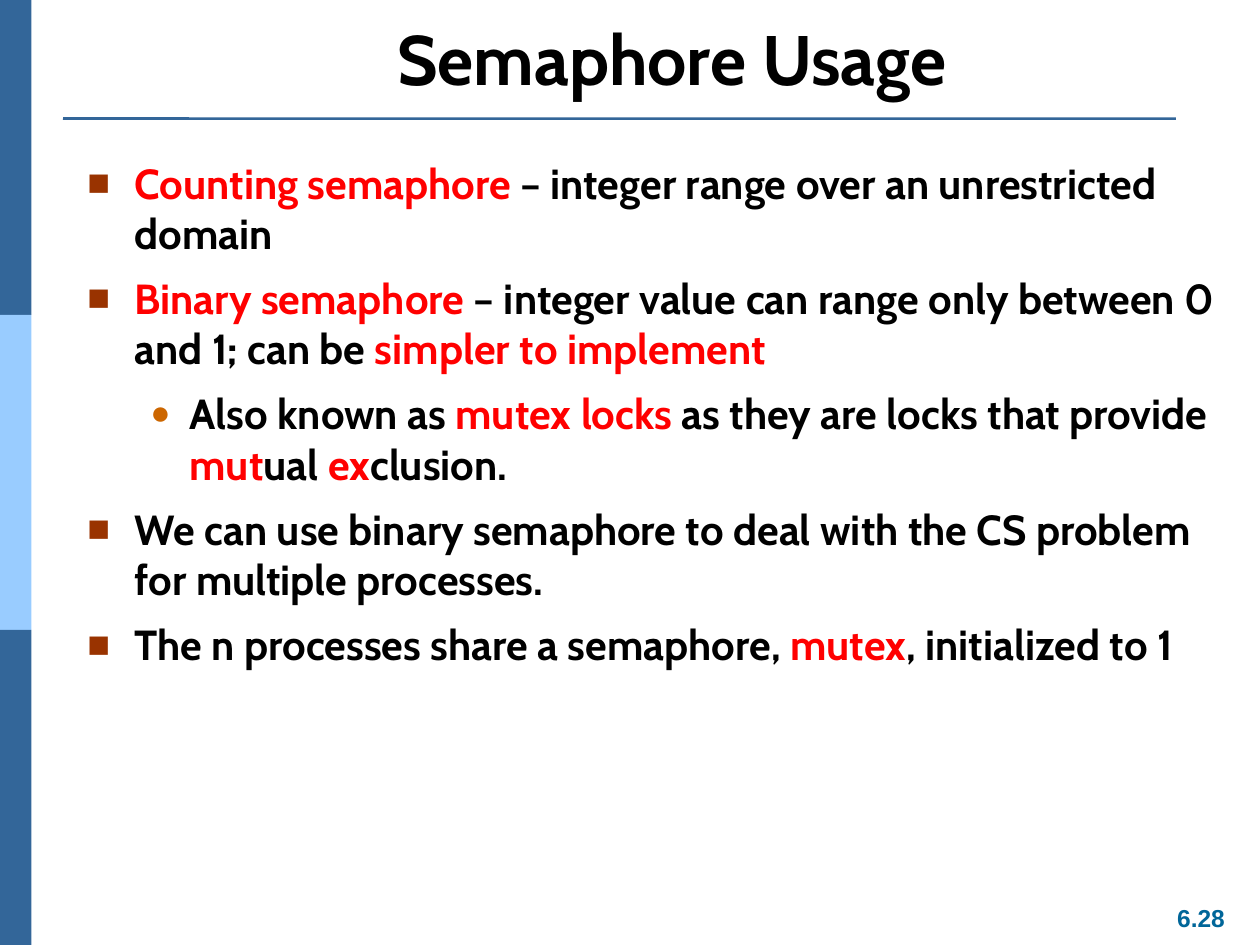
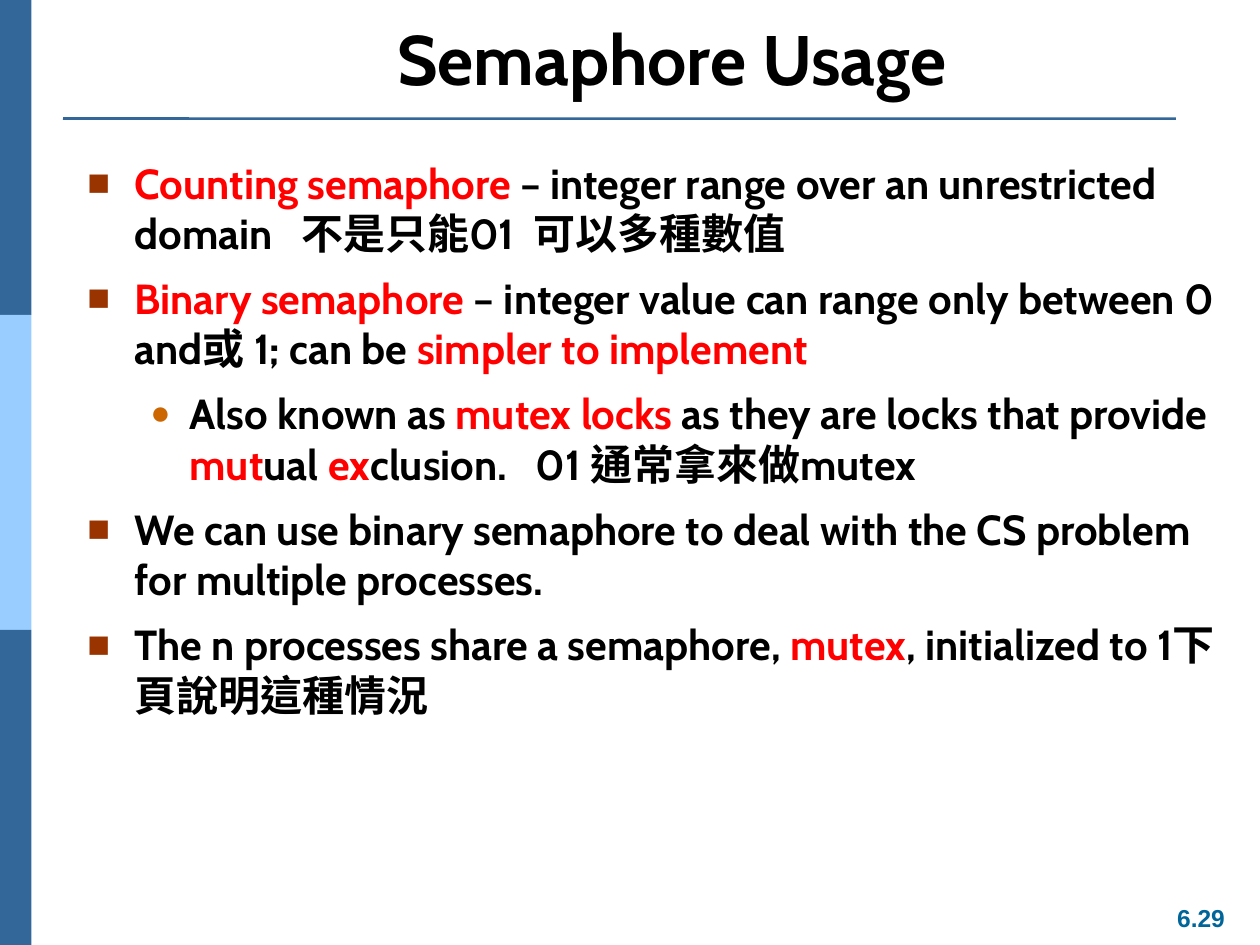
Before and after one commit to Yang09701194/OS_Learning, a slide deck: slide 29 of ch06.pptx (slide 28 before the commit). Drawn at 1260x945 pixels with LibreOffice and Linux fonts; fonts in the diff are those of the drawing. Boxes give left, top, right and bottom in pixels: in the first picture for what was removed or moved away, otherwise in the second. Text is boxed around its words. In the diff, an @@ line names an element or a change of style, - is before the commit and + after.

Commit message:
06

```diff
--- a/ch06.pptx
+++ b/ch06.pptx
@@ text at box(135, 167, 1214, 484): text changed @@
-■ Counting semaphore – integer range over an unrestricted domain
-■ Binary semaphore – integer value can range only between 0 and 1; can be simpler to implement
-  ● Also known as mutex locks as they are locks that provide mutual exclusion.
+■ Counting semaphore – integer range over an unrestricted domain 不是只能01 可以多種數值
+■ Binary semaphore – integer value can range only between 0 and或 1; can be simpler to implement
+  ● Also known as mutex locks as they are locks that provide mutual exclusion. 01 通常拿來做mutex
@@ text at box(135, 628, 1148, 670): text changed @@
-■ The n processes share a semaphore, mutex, initialized to 1
+■ The n processes share a semaphore, mutex, initialized to 1下頁說明這種情況
@@ page number at box(1177, 910, 1225, 928): text changed @@
-6.28
+6.29
```
Also in this commit, not shown: 16 other slides changed, 1 slide added.
